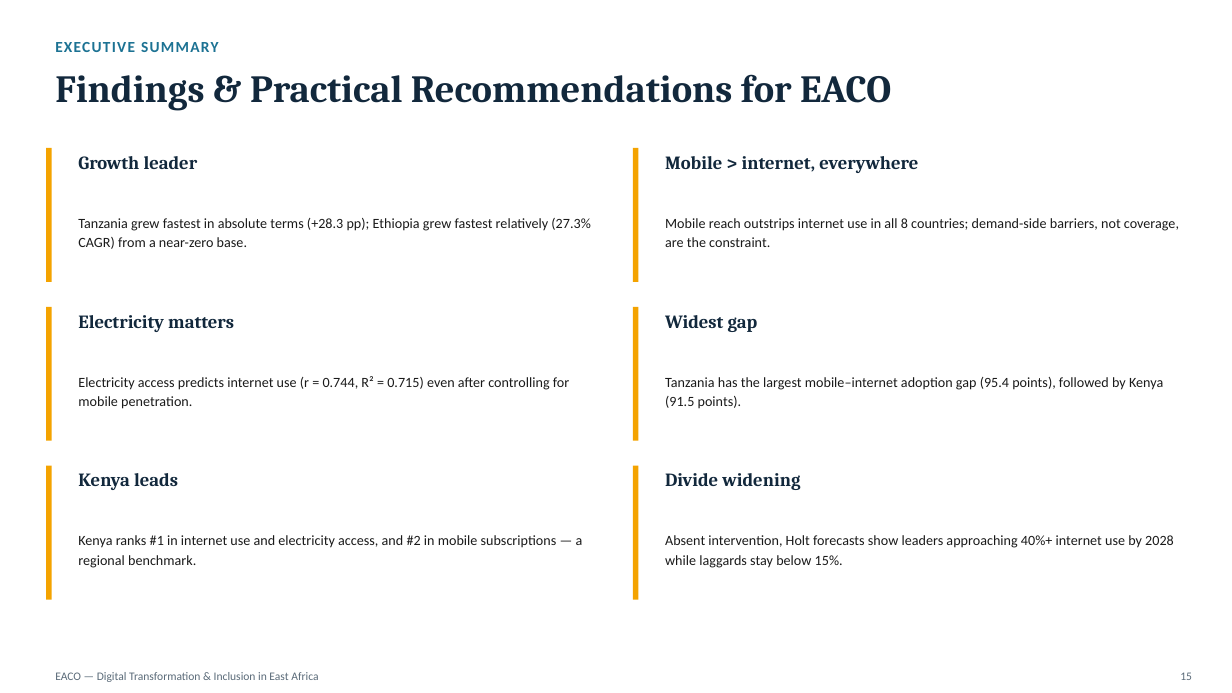
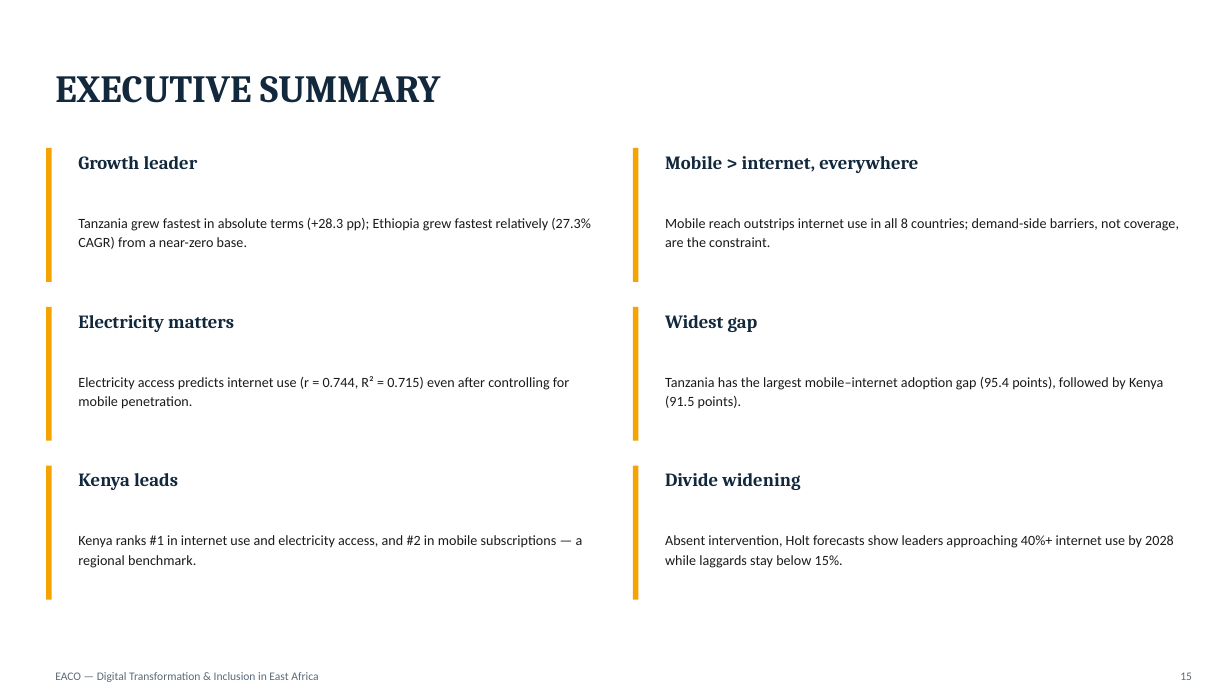
Before and after one commit to kathembo-tsongo/Digital-transformation_semester_Project_Group_2, a slide deck: slide 15 of Group 2 Capstone EACO.pptx. Drawn at 1232x693 pixels with LibreOffice and Linux fonts; fonts in the diff are those of the drawing. Boxes give left, top, right and bottom in pixels: in the first picture for what was removed or moved away, otherwise in the second. Text is boxed around its words. In the diff, an @@ line names an element or a change of style, - is before the commit and + after.

```diff
--- a/Group 2 Capstone EACO.pptx
+++ b/Group 2 Capstone EACO.pptx
@@ text "EXECUTIVE SUMMARY": place and size @@
-text "EXECUTIVE SUMMARY" at (55, 42, 218, 52)
+text "EXECUTIVE SUMMARY" at (55, 76, 440, 103)
@@ text "EXECUTIVE SUMMARY" at (55, 76, 440, 103): size 12 to 30 pt, font Calibri to Cambria, text colour #1C7293 to #12283C, letter spacing 1 to 0 pt @@
@@ text removed at (55, 74, 891, 111) @@
-Findings & Practical Recommendations for EACO
```
Also in this commit, not shown: 3 other slides changed.
